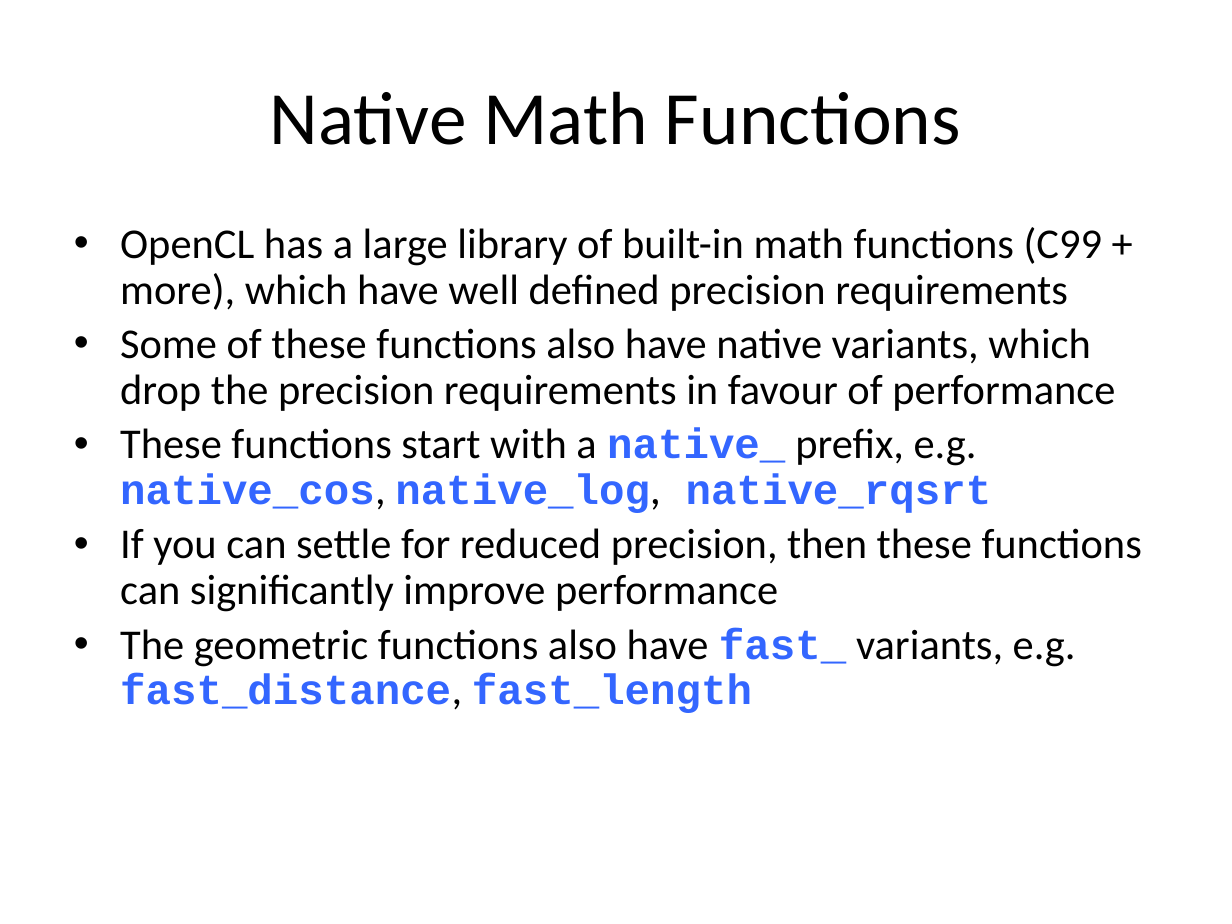
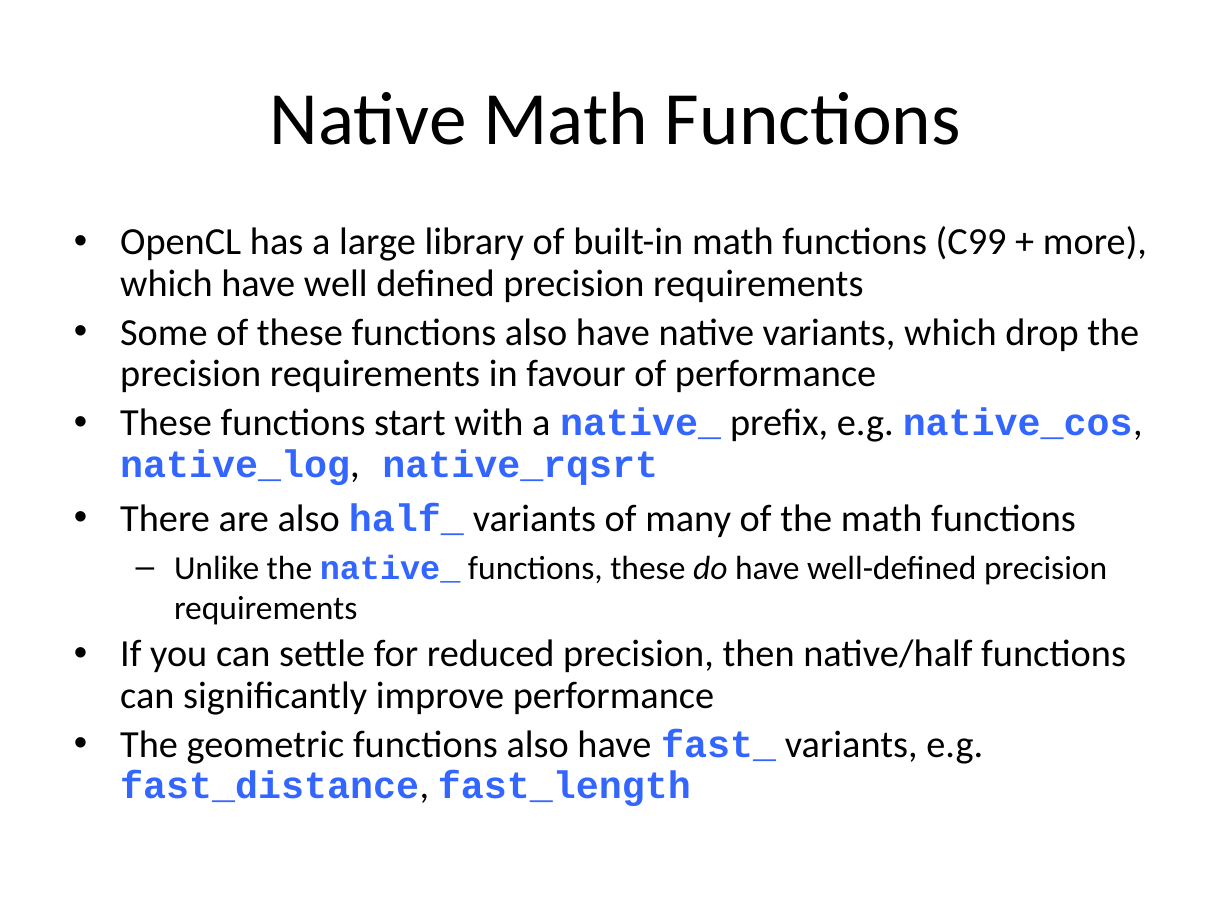
Before and after one commit to UoB-HPC/opencl-training-code, a slide deck: slide 72 of slides/advanced_part3.pptx (slide 71 before the commit). Drawn at 1232x924 pixels with LibreOffice and Linux fonts; fonts in the diff are those of the drawing. Boxes give left, top, right and bottom in pixels: in the first picture for what was removed or moved away, otherwise in the second. Text is boxed around its words. In the diff, an @@ line names an element or a change of style, - is before the commit and + after.

```diff
--- a/slides/advanced_part3.pptx
+++ b/slides/advanced_part3.pptx
@@ text at bbox=[120, 226, 1147, 806]: size 24.8 to 22.4 pt in "OpenCL has a large library of built-in ...", "Some of these functions also have native ...", "These functions start with a native_ prefix, ...", "The geometric functions also have fast_ variants, ..." @@
@@ text at bbox=[120, 503, 1126, 715]: text changed; size 24.8 to 22.4 pt @@
-• If you can settle for reduced precision, then these functions can significantly improve performance
+• There are also half_ variants of many of the math functions
+  – Unlike the native_ functions, these do have well-defined precision requirements
+• If you can settle for reduced precision, then native/half functions can significantly improve performance
```
Also in this commit, not shown: 12 other slides changed, 1 slide added.
